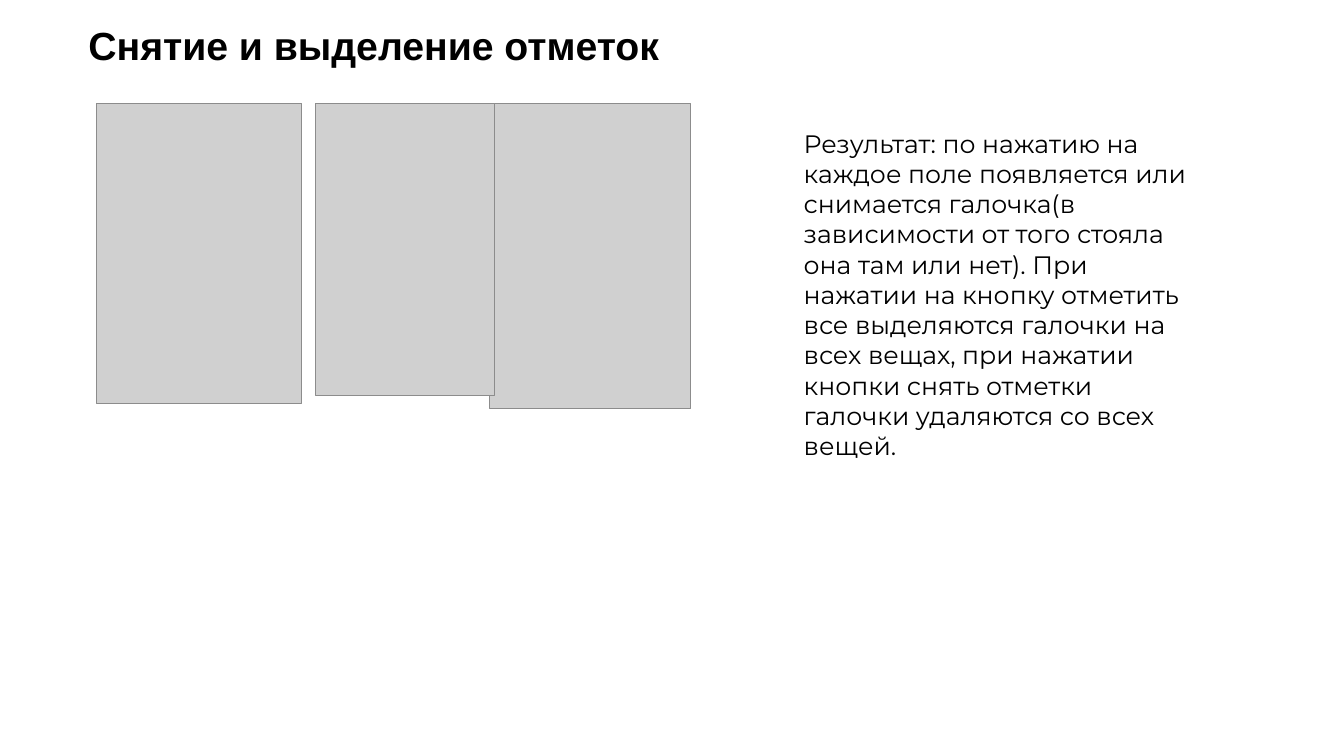
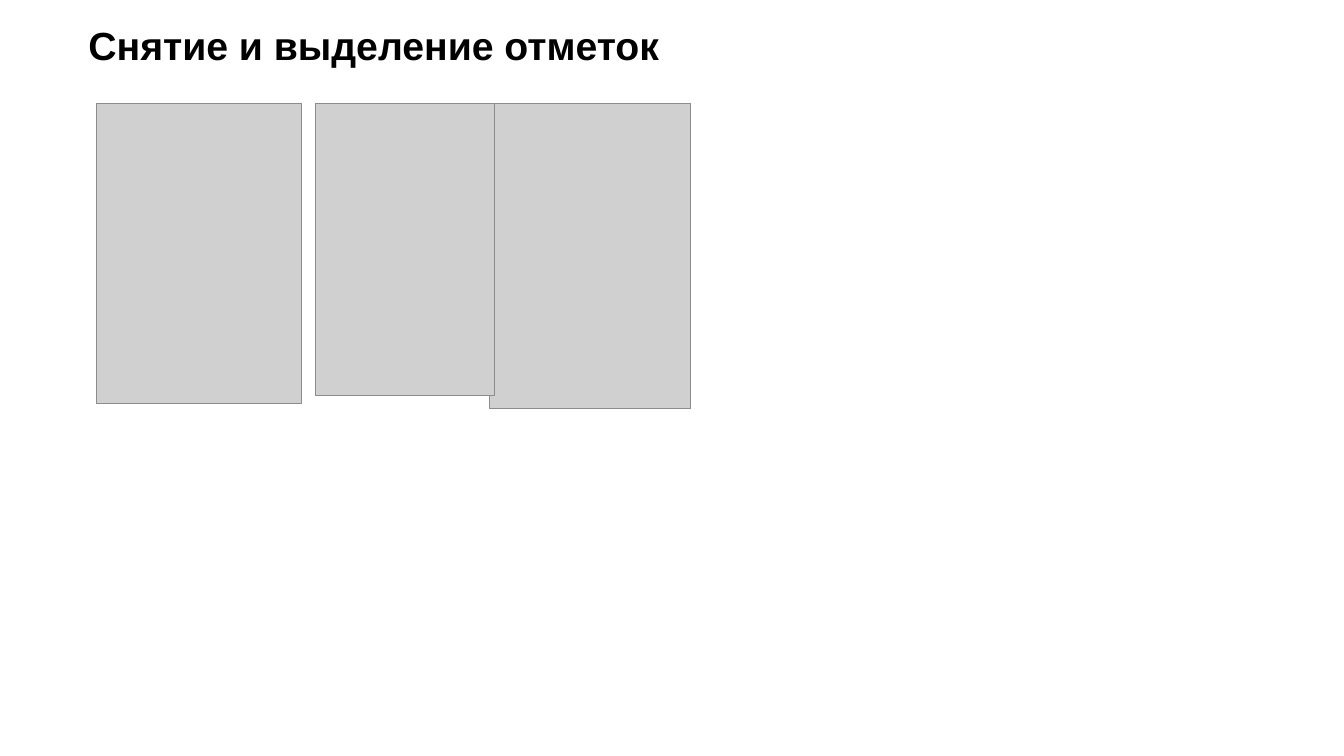
Before and after one commit to Samira13456/project3, a slide deck: slide 16 of pr3.pptx. Drawn at 1344x756 pixels with LibreOffice and Linux fonts; fonts in the diff are those of the drawing; grey boxes stand for pictures; background and template pictures are left out. Boxes give left, top, right and bottom in pixels: in the first picture for what was removed or moved away, otherwise in the second. Text is boxed around its words. In the diff, an @@ line names an element or a change of style, - is before the commit and + after.

```diff
--- a/pr3.pptx
+++ b/pr3.pptx
@@ text removed at [804, 135, 1186, 458] @@
-Результат: по нажатию на каждое поле появляется или снимается галочка(в зависимости от того стояла она там или нет). При нажатии на кнопку отметить все выделяются галочки на всех вещах, при нажатии кнопки снять отметки галочки удаляются со всех вещей.
```
Also in this commit, not shown: 7 other slides changed, 3 slides added, 2 slides removed.
